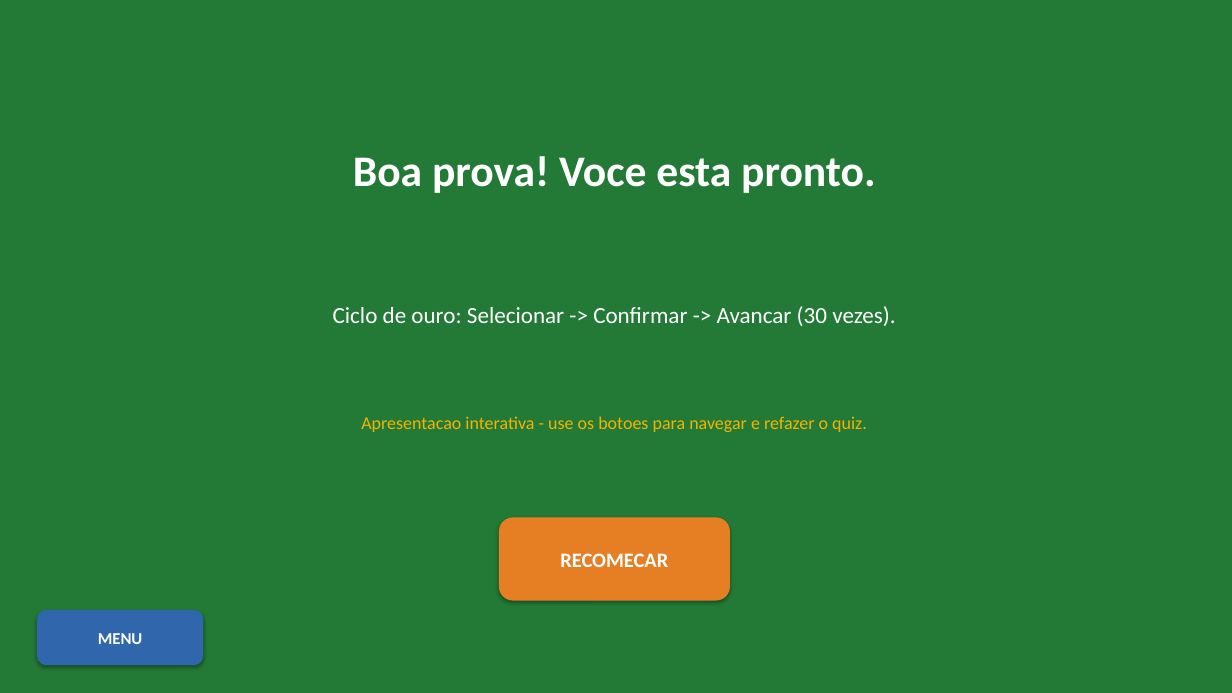
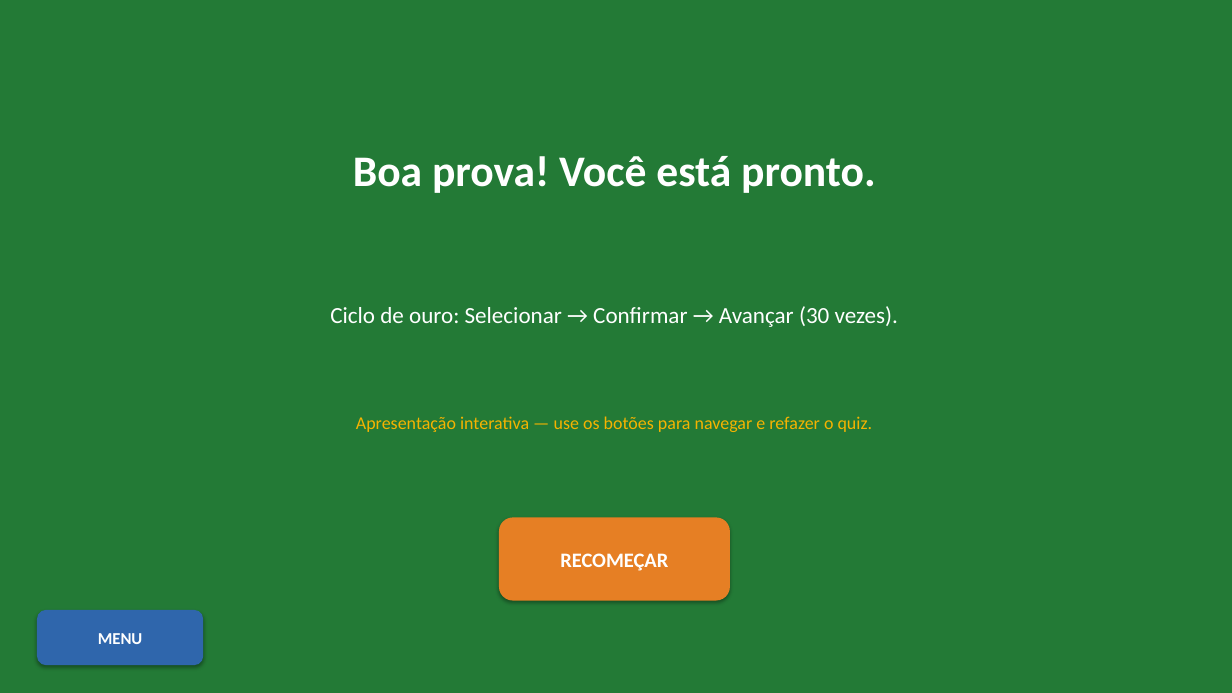
Before and after one commit to Geovane-Maia/Auto-Escola, a slide deck: slide 16 of Apresentacao-Interativa-ABCDETRAN.pptx. Drawn at 1232x693 pixels with LibreOffice and Linux fonts; fonts in the diff are those of the drawing. Boxes give left, top, right and bottom in pixels: in the first picture for what was removed or moved away, otherwise in the second. Text is boxed around its words. In the diff, an @@ line names an element or a change of style, - is before the commit and + after.

Commit message:
PDF e PowerPoint atualizados para prova de 2 horas

```diff
--- a/Apresentacao-Interativa-ABCDETRAN.pptx
+++ b/Apresentacao-Interativa-ABCDETRAN.pptx
@@ text at [353,156,875,193]: text changed @@
-Boa prova! Voce esta pronto.
+Boa prova! Você está pronto.
@@ text at [330,306,898,327]: text changed @@
-Ciclo de ouro: Selecionar -> Confirmar -> Avancar (30 vezes).
+Ciclo de ouro: Selecionar → Confirmar → Avançar (30 vezes).
@@ text at [356,416,873,432]: text changed @@
-Apresentacao interativa - use os botoes para navegar e refazer o quiz.
+Apresentação interativa — use os botões para navegar e refazer o quiz.
@@ text in rounded rectangle at [560,553,668,571]: text changed @@
-RECOMECAR
+RECOMEÇAR
```
Also in this commit, not shown: 15 other slides changed, 1 other file.
